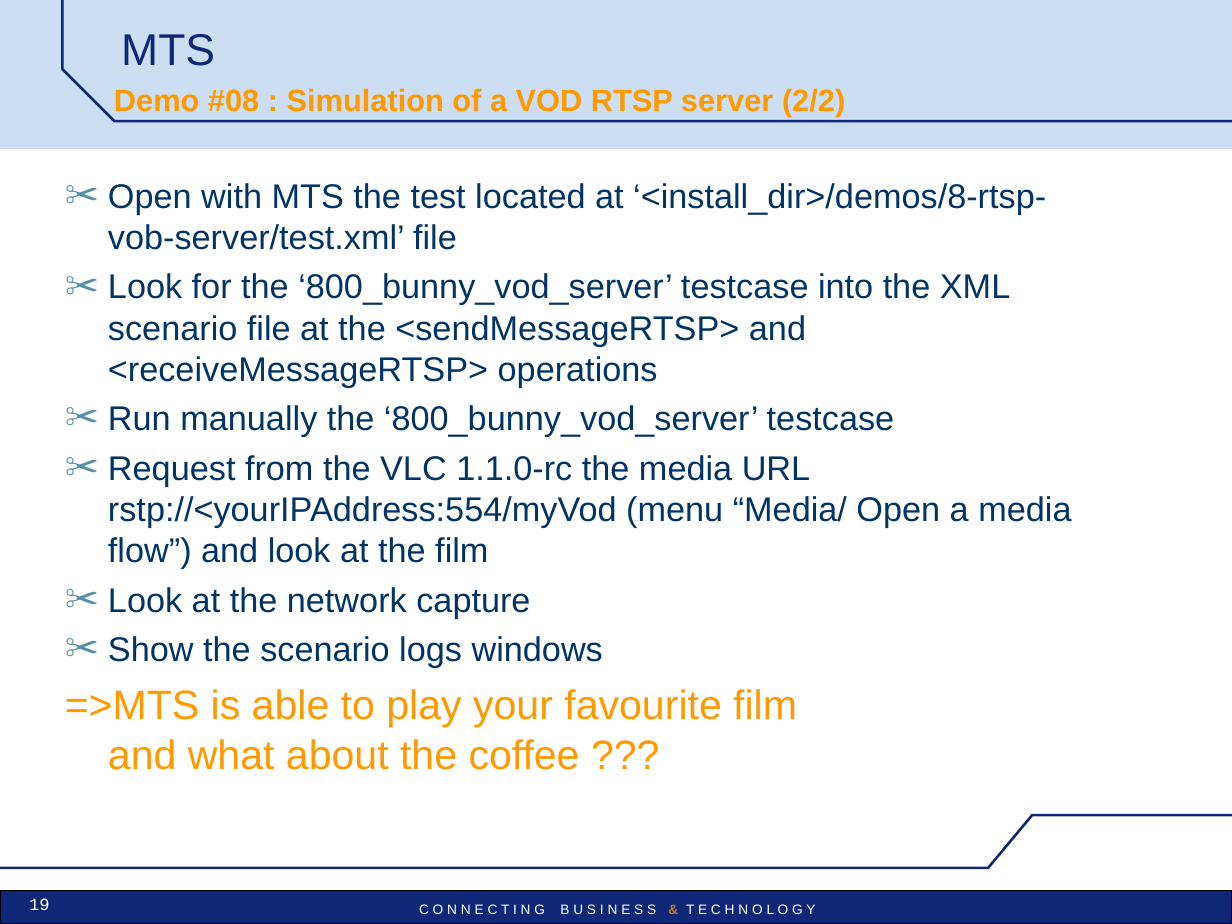
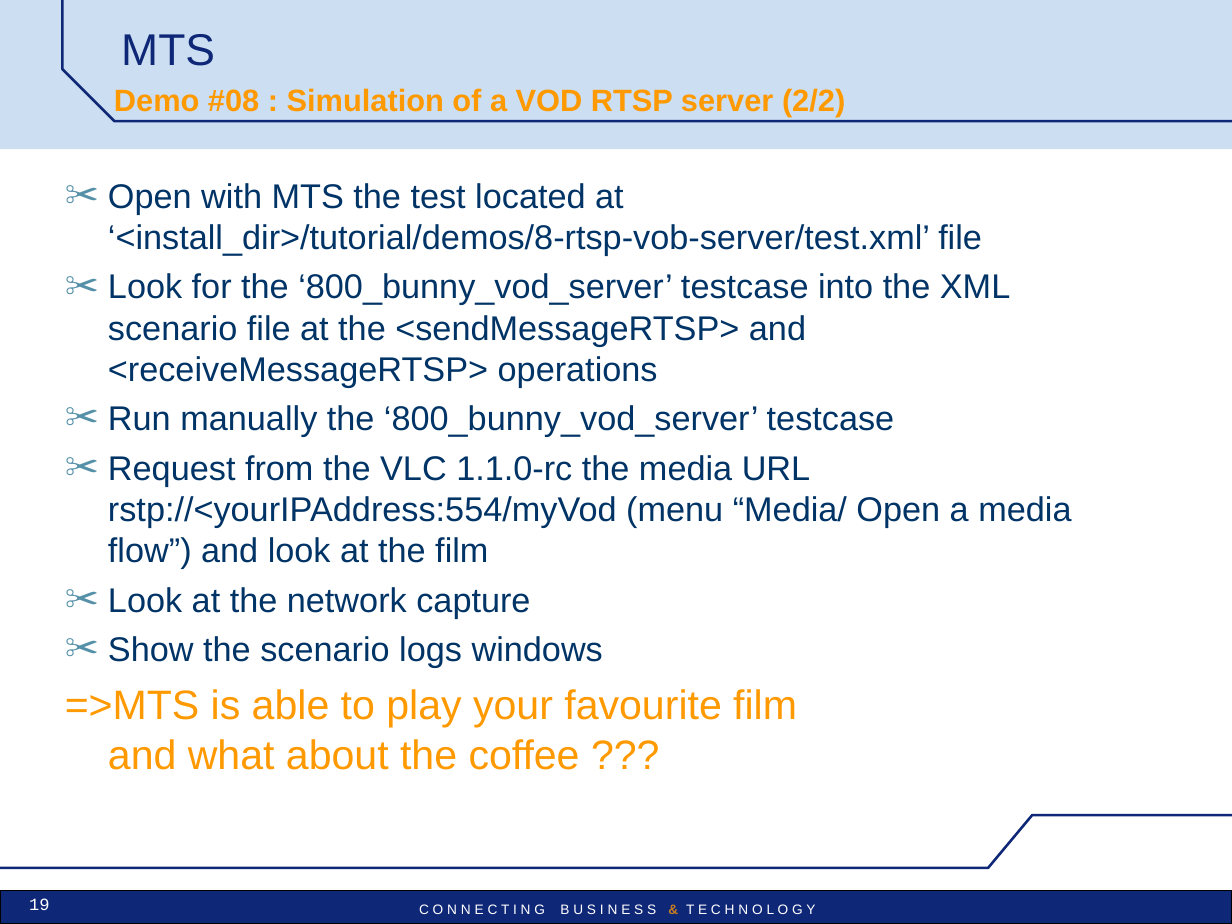
Before and after one commit to uttamhoode9/mts-trunk, a slide deck: slide 19 of mts/src/main/doc/MTS_pres_demos.ppt. Drawn at 1232x924 pixels with LibreOffice and Linux fonts; fonts in the diff are those of the drawing; background and template pictures are left out. Boxes give left, top, right and bottom in pixels: in the first picture for what was removed or moved away, otherwise in the second. Text is boxed around its words. In the diff, an @@ line names an element or a change of style, - is before the commit and + after.

```diff
--- a/mts/src/main/doc/MTS_pres_demos.ppt
+++ b/mts/src/main/doc/MTS_pres_demos.ppt
@@ text at [108, 183, 982, 255]: text changed @@
-✂ Open with MTS the test located at ‘<install_dir>/demos/8-rtsp-vob-server/test.xml’ file
+✂ Open with MTS the test located at ‘<install_dir>/tutorial/demos/8-rtsp-vob-server/test.xml’ file
```
Also in this commit, not shown: 14 other slides changed, 2 slides added.
